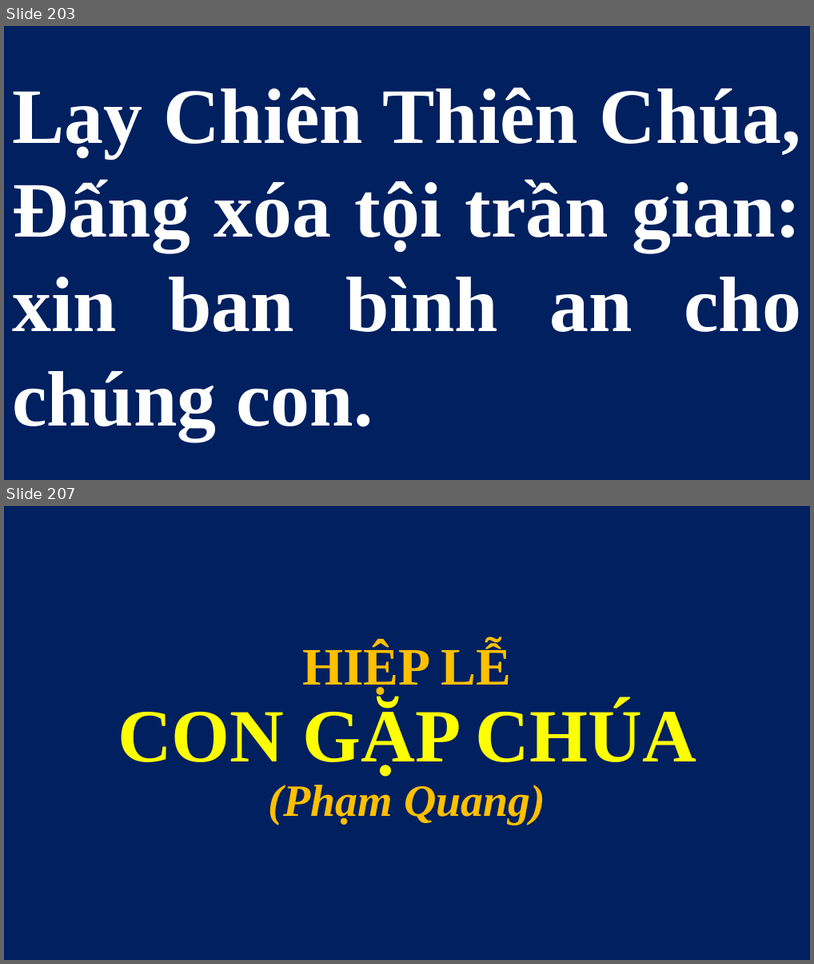
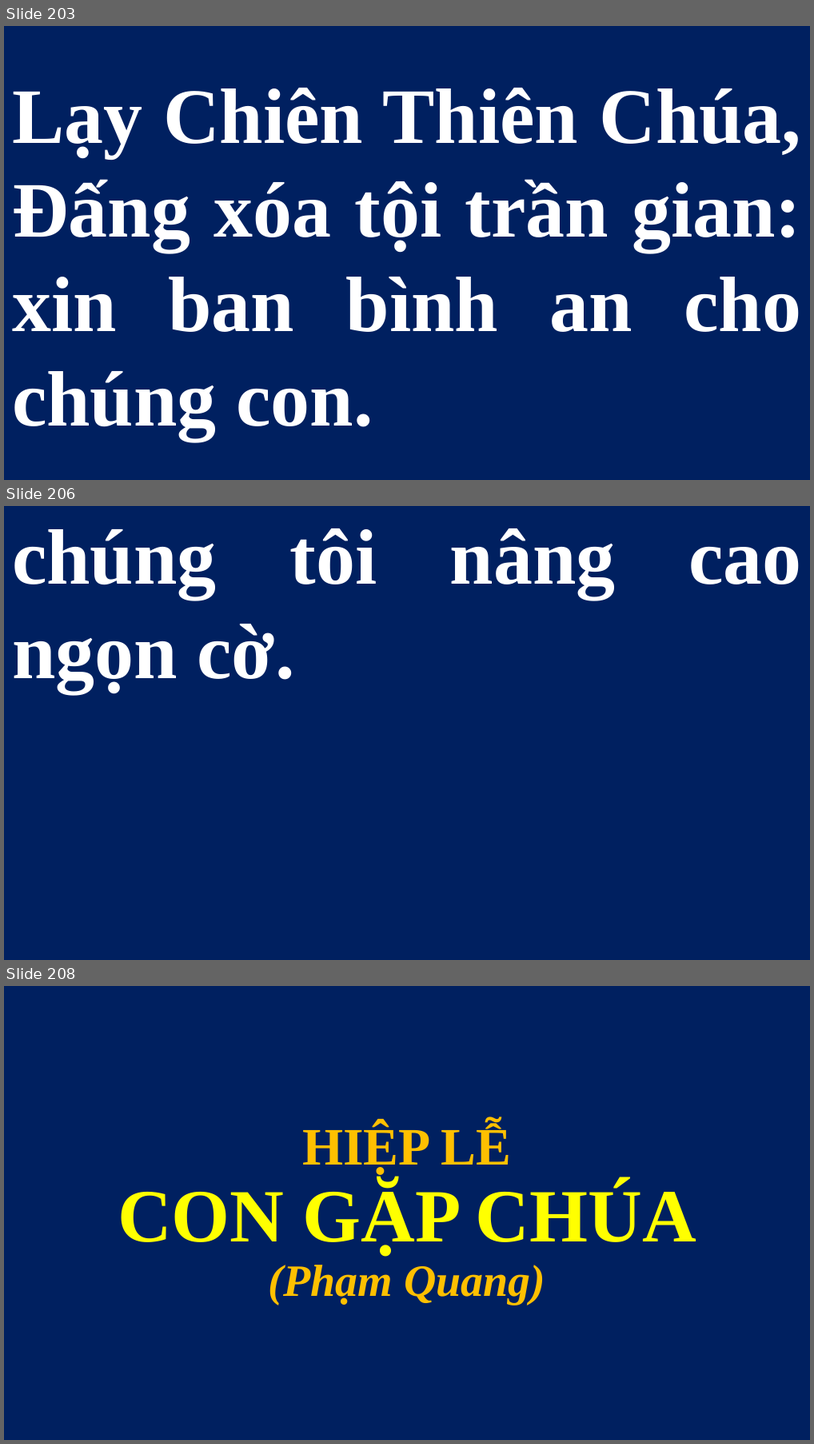
Before and after one commit to lythanhngodev64/SlideLe, a slide deck: Slide/CN-30-TN 2026.pptx. Shown one above the other, each under a label of ours: slides 203 and 207 before the commit, slides 203, 206 and 208 after it; the slides between them are not shown. The pictures are 814x964 and 814x1444 pixels, drawn with LibreOffice and Linux fonts; fonts in the diff are those of the drawing. Boxes give left, top, right and bottom in pixels: in the first picture for what was removed or moved away, otherwise in the second. Text is boxed around its words. In the diff, an @@ line names an element or a change of style, - is before the commit and + after.

```diff
--- a/Slide/CN-30-TN 2026.pptx
+++ b/Slide/CN-30-TN 2026.pptx
@@ slide 206 added at box(4, 506, 810, 960), background #FFFFFF @@
@@ title added at box(4, 506, 810, 959), fill #002060, 70 pt, text #FFFFFF, bold @@
+chúng tôi nâng cao ngọn cờ.
@@ what was slide 207 is now slide 208 @@
```
Also in this commit, not shown: 1 other slide added, 1 slide removed, 1 other file.
